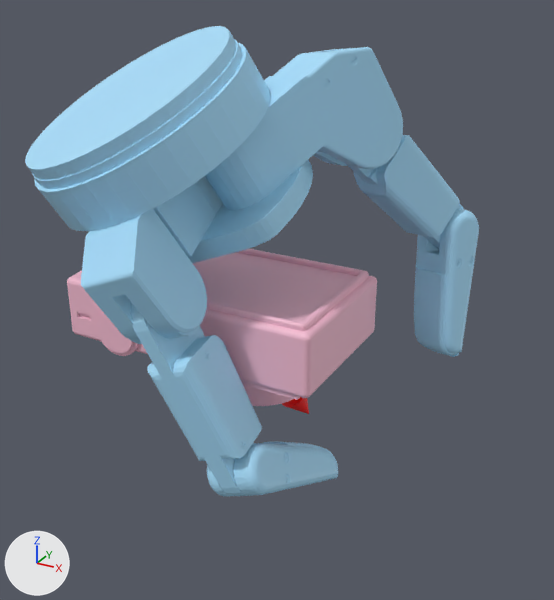
Renders of the glTF model static/assets/cond/Barrett/contactdb+camera/4.glb from each side of a commit.
Camera for both pictures: a 50 mm camera at (0.161, -0.247, 0.135) aimed at (0.021, 0.006, 0.008). Every picture has the same lights, and +X, +Y and +Z are marked at lower left. Where no turn or scale is listed for an object, it has been applied to the vertices. Vertices at the same position are counted once.

In view in the first picture: 'camera.stl', 'geometry_1', 'geometry_2'.
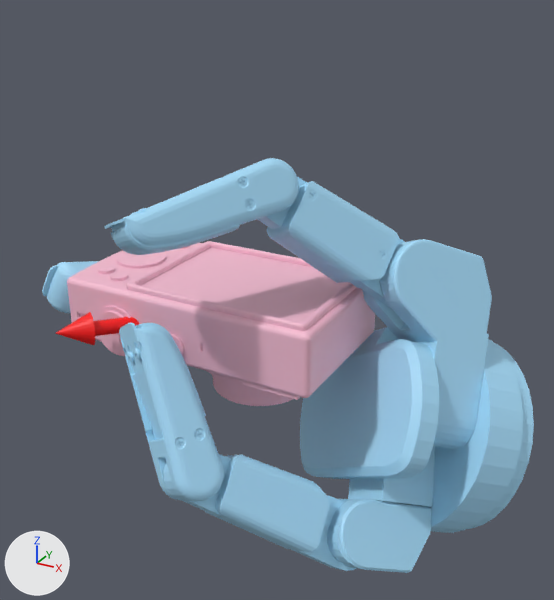
Edits to the bpy script that builds the scene:
```text
Change me_geometry_1:
    where me_geometry_1.from_pydata(...)  # 8696 vertices, 17330 faces; spans x -0.084..0.085, y -0.073..0.086, z -0.075..0.114
    used by ob_geometry_1; location = (0.0, 0.0, 0.0)
    me_geometry_1 part 1: the loose piece of 347 vertices spanning x -0.06..0.042, y -0.069..0.023, z 0.02..0.114 is multiplied about its middle by the matrix ((-0.866, -0.47, 0.173), (0.028, 0.3, 0.954), (-0.5, 0.83, -0.246)), then moved by (0.085, 0.05, -0.118)
    me_geometry_1 part 2: the loose piece of 211 vertices spanning x -0.016..0.023, y -0.073..-0.04, z 0.012..0.062 is multiplied about its middle by the matrix ((-0.866, -0.47, 0.173), (0.028, 0.3, 0.954), (-0.5, 0.83, -0.246)), then moved by (0.072, 0.045, -0.114)
    me_geometry_1 part 3: the loose piece of 449 vertices spanning x -0.006..0.044, y -0.066..-0.032, z -0.051..0.037 is multiplied about its middle by the matrix ((-0.931, -0.191, 0.312), (0.105, 0.678, 0.728), (-0.351, 0.71, -0.611)), then moved by (0.027, 0.008, -0.048)
    me_geometry_1 part 4: the loose piece of 1647 vertices spanning x 0.02..0.053, y -0.053..0.008, z -0.075..-0.029 is multiplied about its middle by the matrix ((-0.924, -0.236, 0.3), (0.089, 0.63, 0.771), (-0.371, 0.74, -0.561)), then moved by (-0.026, -0.033, 0.036)
    me_geometry_1 part 5: the loose piece of 925 vertices spanning x -0.084..-0.015, y -0.033..0.047, z 0.016..0.07 is multiplied about its middle by the matrix ((-0.641, -0.756, 0.129), (-0.284, 0.391, 0.875), (-0.713, 0.525, -0.466)), then moved by (0.131, 0.014, -0.044)
    me_geometry_1 part 6: the loose piece of 449 vertices spanning x -0.072..-0.032, y 0.014..0.074, z -0.033..0.049 is multiplied about its middle by the matrix ((-0.683, -0.717, 0.138), (-0.31, 0.455, 0.835), (-0.661, 0.527, -0.534)), then moved by (0.102, -0.037, 0.03)
    me_geometry_1 part 7: the loose piece of 1647 vertices spanning x -0.056..0.003, y 0.043..0.076, z -0.069..-0.011 is multiplied about its middle by the matrix ((-0.714, -0.685, 0.141), (-0.327, 0.505, 0.799), (-0.619, 0.525, -0.584)), then moved by (0.042, -0.093, 0.098)
    me_geometry_1 part 8: the loose piece of 925 vertices spanning x 0.001..0.059, y -0.031..0.052, z 0.049..0.106 is multiplied about its middle by the matrix ((-0.794, -0.59, 0.146), (-0.09, 0.351, 0.932), (-0.601, 0.727, -0.332)), then moved by (-0.004, 0.038, -0.127)
    me_geometry_1 part 9: the loose piece of 449 vertices spanning x 0.028..0.08, y 0.019..0.084, z 0.017..0.088 is multiplied about its middle by the matrix ((-0.788, -0.543, 0.288), (-0.012, 0.482, 0.876), (-0.615, 0.687, -0.386)), then moved by (-0.077, -0.01, -0.078)
    me_geometry_1 part 10: the loose piece of 1647 vertices spanning x 0.057..0.085, y 0.056..0.086, z -0.032..0.037 is multiplied about its middle by the matrix ((-0.782, -0.516, 0.348), (0.022, 0.536, 0.844), (-0.622, 0.668, -0.408)), then moved by (-0.135, -0.064, -0.005)
Change me_geometry_2:
    where me_geometry_2.from_pydata(...)  # 75 vertices, 144 faces; spans x -0.0028..0.0266, y -0.0027..0.0294, z -0.0582..0.0017
    used by ob_geometry_2; location = (0.0, 0.0, 0.0)
    me_geometry_2 part 11: the whole mesh is multiplied about the mesh origin by the matrix ((0.413, 0.028, 0.91), (-0.716, -0.608, 0.343), (0.563, -0.793, -0.231))
```

Where the change shows, as pixel boxes [x1, y1, x2, y2] in the pictures (554 x 600 px; the box of a moved part takes in the faces that stretch with it):
'geometry_1', reshaped (8% wider, 12% shorter): before [25, 26, 479, 497]; after [42, 158, 534, 573]
'geometry_2', reshaped: before [282, 397, 309, 414]; after [55, 312, 139, 346]
part 1 of me_geometry_1, moved or reshaped: before [25, 26, 313, 263]; after [300, 327, 534, 533]
part 2 of me_geometry_1, moved or reshaped: before [81, 209, 207, 340]; after [331, 499, 431, 573]
part 3 of me_geometry_1, moved or reshaped: before [131, 303, 262, 496]; after [163, 454, 357, 571]
part 4 of me_geometry_1, moved or reshaped: before [207, 442, 338, 497]; after [119, 323, 224, 501]
part 5 of me_geometry_1, moved or reshaped (not visible before): after [362, 239, 492, 449]
part 6 of me_geometry_1, moved or reshaped (not visible before): after [257, 177, 405, 309]
part 7 of me_geometry_1, moved or reshaped (not visible before): after [104, 158, 299, 255]
part 8 of me_geometry_1, moved or reshaped (not visible afterwards): before [205, 47, 403, 211]
part 9 of me_geometry_1, moved or reshaped (not visible afterwards): before [346, 134, 464, 249]
part 10 of me_geometry_1, moved or reshaped: before [414, 209, 479, 357]; after [42, 261, 99, 313]
